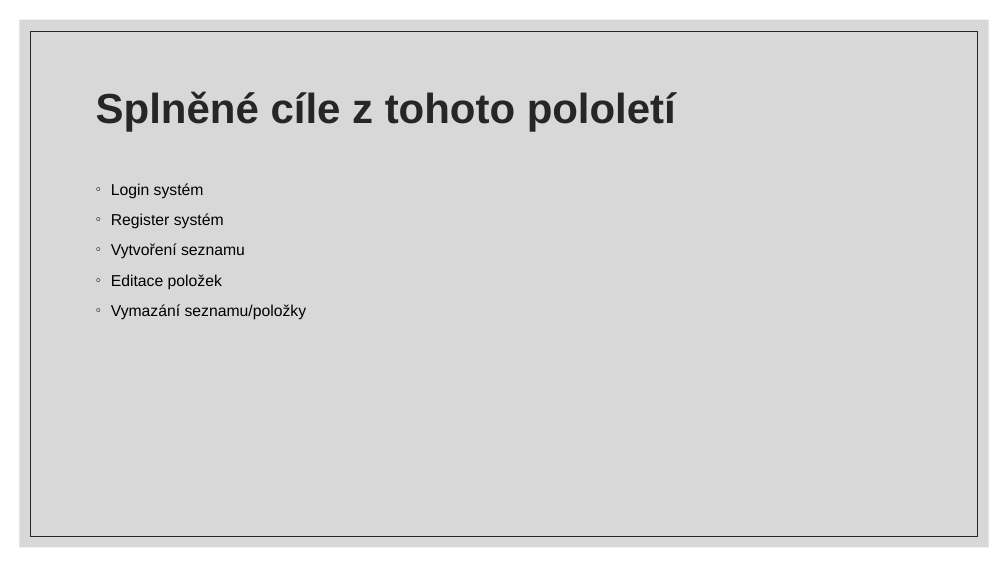
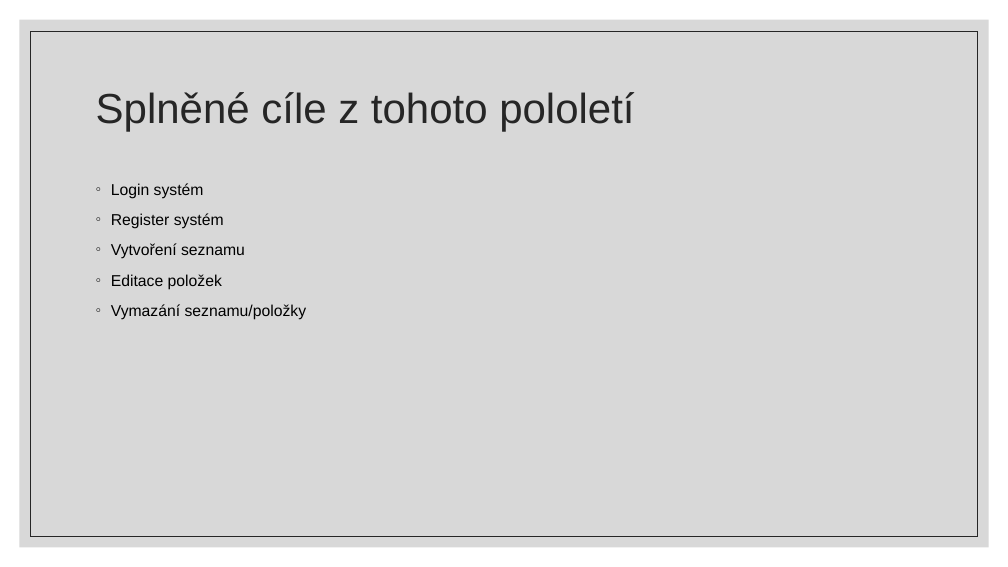
Before and after one commit to Atmaak/rocnikovka, a slide deck: slide 8 of ostatni/prezentace.pptm (slide 7 before the commit). Drawn at 1008x567 pixels with LibreOffice and Linux fonts; fonts in the diff are those of the drawing. Boxes give left, top, right and bottom in pixels: in the first picture for what was removed or moved away, otherwise in the second. Text is boxed around its words. In the diff, an @@ line names an element or a change of style, - is before the commit and + after.

```diff
--- a/ostatni/prezentace.pptm
+++ b/ostatni/prezentace.pptm
@@ title "Splněné cíle z tohoto pololetí" at (x1=96, y1=92, x2=634, y2=131): bold off @@
```
Also in this commit, not shown: 5 other slides changed, 1 slide added.
